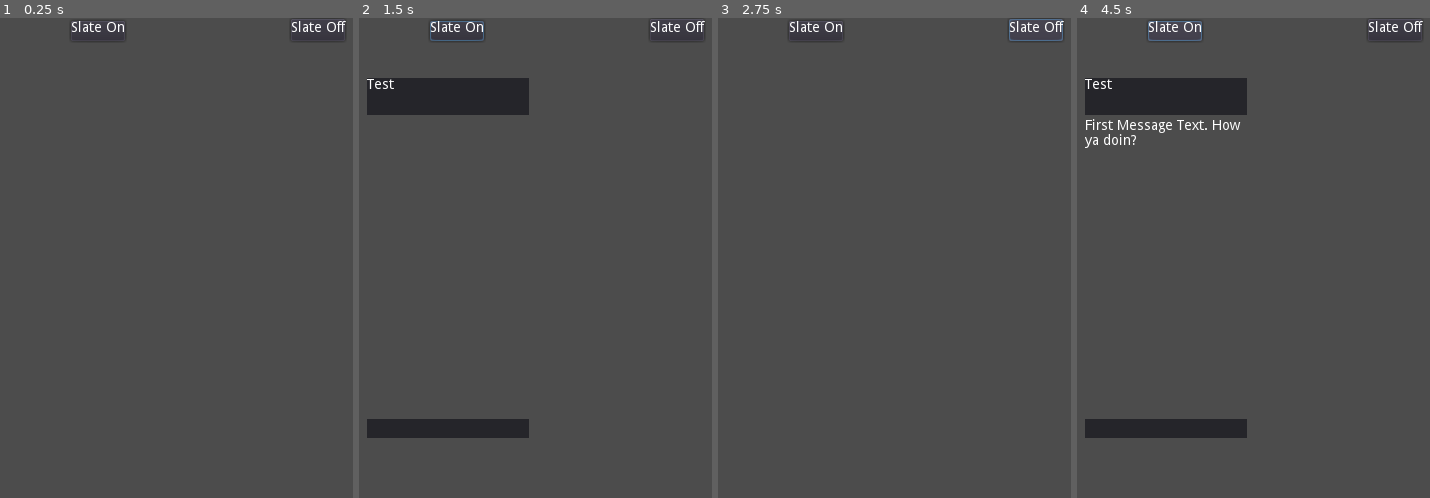
Above: before the commit, frames 1-4 (left to right).
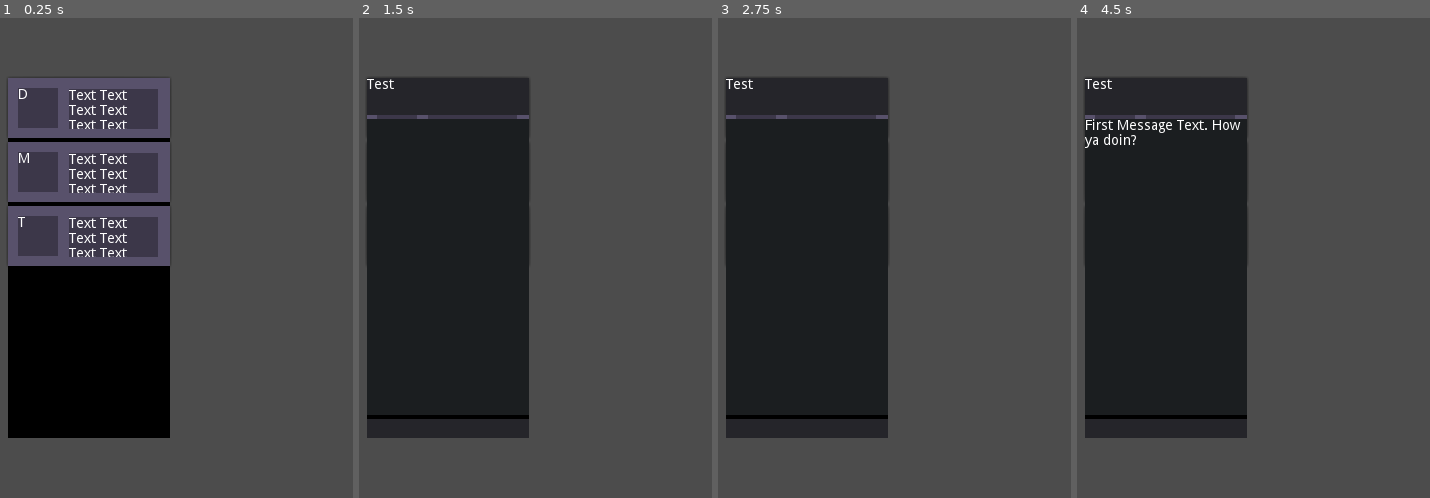
Above: after the commit, the same moments.

Repository: ThomasApplewhite/LexGame
Game: Godot game, scene res://Scripts_Scenes/PhoneScenes/AppSlates/GameplayAppSlates/TextMessenger/TextMessengerAppSlate.tscn
Two runs of this game, one before a commit and one after it. Both use one fixed random seed, a clock stepped at 60 frames per second and the inputs below. Before the commit the project starts from res://Scripts_Scenes/TestScenes/ConversationEntryTester.tscn. The engine's default icon, where the game draws it, is replaced by a stand-in: a white triangle on a blue panel in a dark square.
Inputs (mouse positions are in pixels of both pictures, inside the frame that each line leads up to):
- Up to frame 1 (0.25 s): no input
- Up to frame 2 (1.5 s): click (457, 32) at 0.5 s, where only the run before the commit has a clickable "Slate On"; click (447, 109) at 1.27 s
- Up to frame 3 (2.75 s): click (1035, 27) at 2 s, where only the run before the commit has a clickable "Slate Off"
- Up to frame 4 (4.5 s): click (1165, 171) at 2.77 s; click (1165, 234) at 3.52 s; click (1175, 32) at 4.25 s, where only the run before the commit has a clickable "Slate On"

The runs differ from the first frame. In frame 1, 27% of the frame differs, in the area x 2-99%, y 0-88%; in frame 2, 29%; in frame 3, 34%; in frame 4, 29%.
Error before the commit: Invalid call. Nonexistent function 'get_current_convo_dict_send_story_beat' in base 'Nil'. (res://Scripts_Scenes/PhoneScenes/AppSlates/GameplayAppSlates/TextMe…

Commit message:
Added a background rect to ConversationAppSlate's text. Set TextMessengerAppSlate to be the main scene for easier testing

Diff:
--- a/Scripts_Scenes/PhoneScenes/AppSlates/GameplayAppSlates/TextMessenger/ConversationAppSlate.tscn
+++ b/Scripts_Scenes/PhoneScenes/AppSlates/GameplayAppSlates/TextMessenger/ConversationAppSlate.tscn
@@ -46,6 +46,11 @@
 size_flags_vertical = 3
 size_flags_stretch_ratio = 8.0
 
+[node name="TextBackgroundColorRect" type="ColorRect" parent="VBoxContainer/TextControl"]
+anchor_right = 1.0
+anchor_bottom = 1.0
+color = Color( 0.105882, 0.117647, 0.12549, 1 )
+
 [node name="TextVBoxContainer" type="VBoxContainer" parent="VBoxContainer/TextControl"]
 anchor_right = 1.0
 anchor_bottom = 1.0
--- a/project.godot
+++ b/project.godot
@@ -51,7 +51,7 @@
 [application]
 
 config/name="Lex Game"
-run/main_scene="res://Scripts_Scenes/TestScenes/ConversationEntryTester.tscn"
+run/main_scene="res://Scripts_Scenes/PhoneScenes/AppSlates/GameplayAppSlates/TextMessenger/TextMessengerAppSlate.tscn"
 config/icon="res://icon.png"
 
 [display]
Not shown, changed: Documentation/Phone/AppSlates/TextMessegeAppSlate/ConversationAppSlate.md
